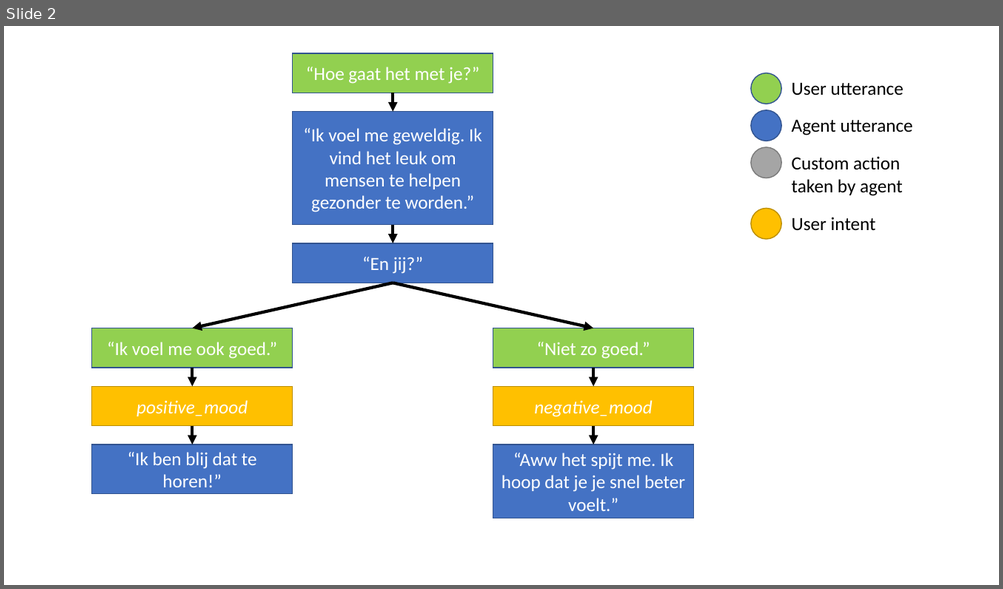
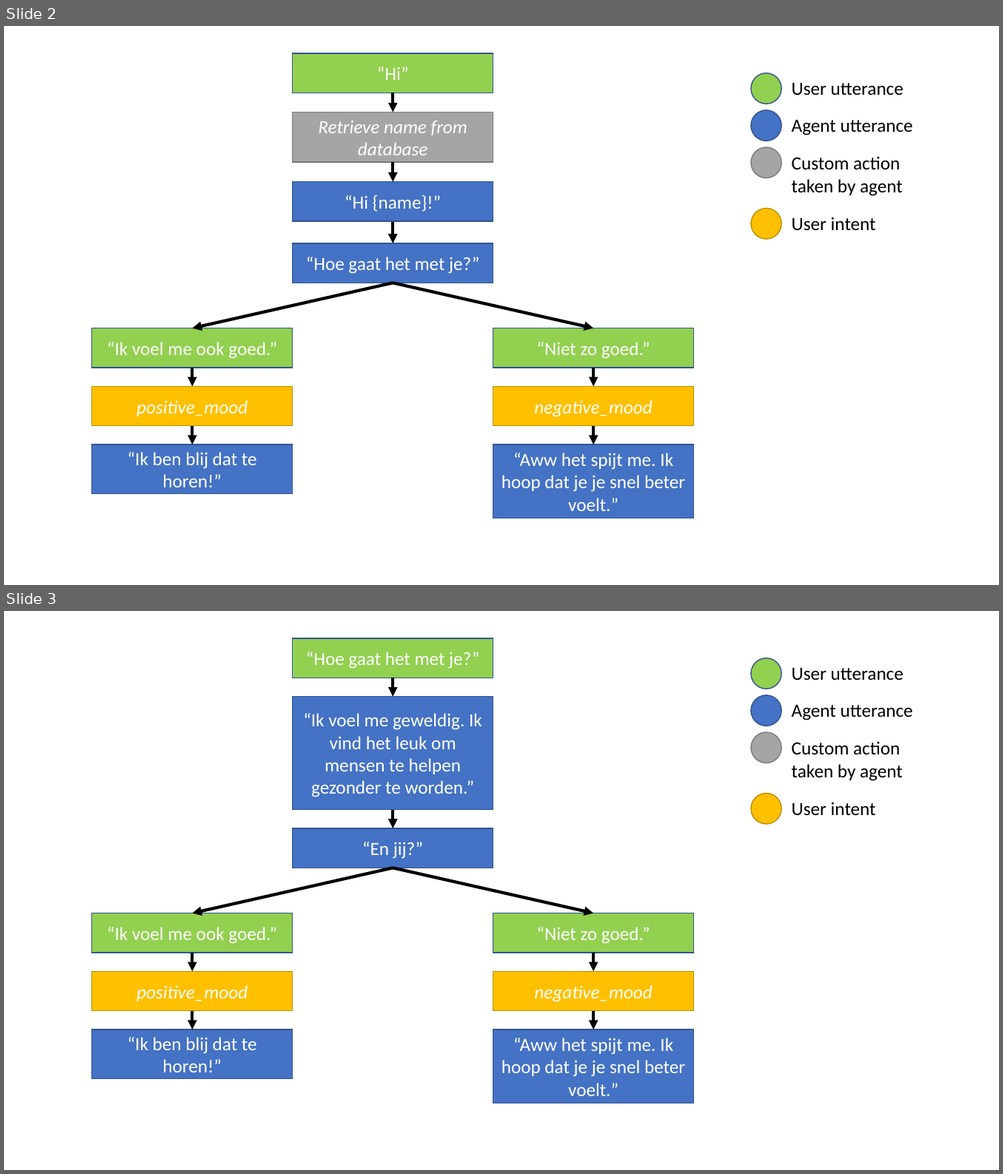
Before and after one commit to PerfectFit-project/virtual-coach-rasa, a slide deck: Rasa_Bot/Readme_Images/Prototype_Interaction.pptx. Shown one above the other, each under a label of ours: slide 2 before the commit, slides 2 and 3 after it. The pictures are 1003x589 and 1003x1174 pixels, drawn with LibreOffice and Linux fonts; fonts in the diff are those of the drawing. Boxes give left, top, right and bottom in pixels: in the first picture for what was removed or moved away, otherwise in the second. Text is boxed around its words. In the diff, an @@ line names an element or a change of style, - is before the commit and + after.

```diff
--- a/Rasa_Bot/Readme_Images/Prototype_Interaction.pptx
+++ b/Rasa_Bot/Readme_Images/Prototype_Interaction.pptx
@@ slide 2 added at (4,26,999,585), background #FFFFFF @@
@@ rectangle added at (293,53,493,93), fill #92D050, outline #325491 1 pt, 18 pt, text #FFFFFF @@
+“Hi”
@@ ellipse added at (751,73,782,104), fill #92D050, outline #325491 1 pt @@
@@ text added at (791,82,903,96), 18 pt, text #000000 @@
+User utterance
@@ rectangle added at (293,113,493,163), fill #A5A5A5, outline #7A7A7A 1 pt, 18 pt, text #FFFFFF, italic @@
+Retrieve name from database
@@ arrow added from (392, 93) to (392, 113), #000000 3 pt @@
@@ ellipse added at (751,110,782,141), fill #4472C4, outline #325491 1 pt @@
@@ text added at (791,119,913,136), 18 pt, text #000000 @@
+Agent utterance
@@ ellipse added at (751,147,782,178), fill #A5A5A5, outline #7A7A7A 1 pt @@
@@ text added at (791,156,902,196), 18 pt, text #000000 @@
+Custom action taken by agent
@@ arrow added from (392, 162) to (392, 182), #000000 3 pt @@
@@ rectangle added at (293,182,493,221), fill #4472C4, outline #325491 1 pt, 18 pt, text #FFFFFF @@
+“Hi {name}!”
@@ arrow added from (392, 208) to (392, 244), #000000 3 pt @@
@@ ellipse added at (751,208,782,238), fill #FFC000, outline #BD8E00 1 pt @@
@@ text added at (791,217,876,231), 18 pt, text #000000 @@
+User intent
@@ rectangle added at (293,244,493,284), fill #4472C4, outline #325491 1 pt, 18 pt, text #FFFFFF @@
+“Hoe gaat het met je?”
@@ arrow added from (392, 284) to (192, 328), #000000 3 pt @@
@@ arrow added from (392, 284) to (594, 328), #000000 3 pt @@
@@ rectangle added at (92,328,293,368), fill #92D050, outline #325491 1 pt, 18 pt, text #FFFFFF @@
+“Ik voel me ook goed.”
@@ rectangle added at (493,328,694,368), fill #92D050, outline #325491 1 pt, 18 pt, text #FFFFFF @@
+“Niet zo goed.”
@@ arrow added from (192, 368) to (192, 386), #000000 3 pt @@
@@ arrow added from (594, 368) to (594, 386), #000000 3 pt @@
@@ rectangle added at (92,386,293,426), fill #FFC000, outline #BD8E00 1 pt, 18 pt, text #FFFFFF, italic @@
+positive_mood
@@ rectangle added at (493,386,694,426), fill #FFC000, outline #BD8E00 1 pt, 18 pt, text #FFFFFF, italic @@
+negative_mood
@@ rectangle added at (92,445,293,494), fill #4472C4, outline #325491 1 pt, 18 pt, text #FFFFFF @@
+“Ik ben blij dat te horen!”
@@ arrow added from (192, 426) to (192, 445), #000000 3 pt @@
@@ rectangle added at (493,445,694,518), fill #4472C4, outline #325491 1 pt, 18 pt, text #FFFFFF @@
+“Aww het spijt me. Ik hoop dat je je snel beter voelt.”
@@ arrow added from (594, 426) to (594, 445), #000000 3 pt @@
@@ what was slide 2 is now slide 3 @@
```
Also in this commit, not shown: 1 slide changed, 5 other files.
